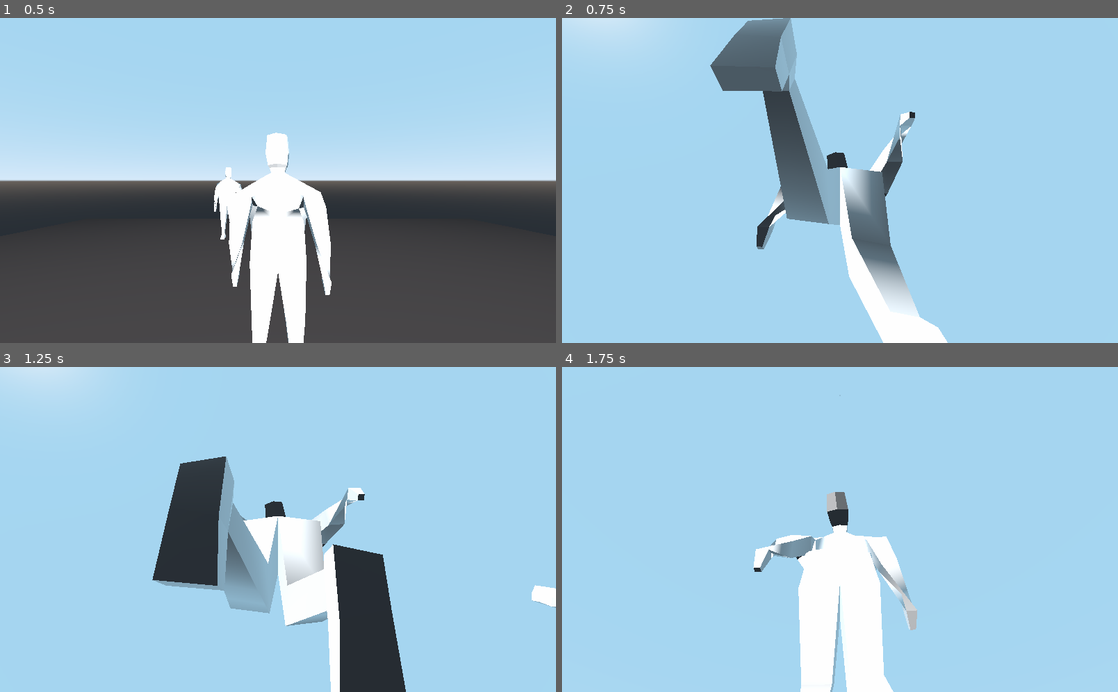
Above: before the commit, frames 1-4 (two rows, left to right).
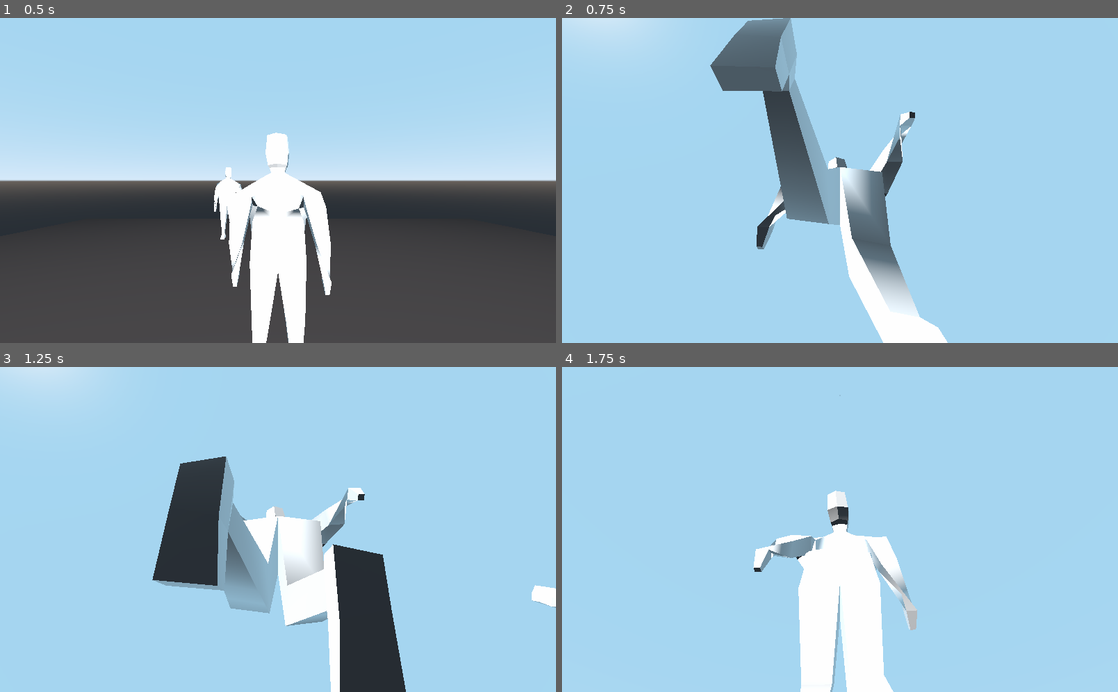
Above: after the commit, the same moments.

Repository: lolajojo/childhood_mystery_prototype
Game: Godot game, scene res://scenes/Main.tscn
Same seed, same stepped clock (60 frames per second), same inputs: the game is played once before the commit and once after it.
Inputs (mouse positions are in pixels of both pictures, inside the frame that each line leads up to):
- Up to frame 1 (0.5 s): no input
- Up to frame 2 (0.75 s): tap Enter at 0.5 s; move the mouse to (812, 245) at 0.52 s; hold W (move_forward) from 0.53 s (still down)
- Up to frame 3 (1.25 s): keep holding W (move_forward)
- Up to frame 4 (1.75 s): keep holding W (move_forward); move the mouse to (1006, 578) at 1.27 s

Frame 1 is identical in both runs. In frame 2, 0.2% of the frame differs, in the area x 47-52%, y 41-47%; in frame 3, 0.1%; in frame 4, 0.3%, in the area x 46-55%, y 38-53%.

Commit message:
Fix tests and BasisLimiter

Diff:
--- a/childhood-mystery-prototype/scripts/SkeletonBoneRotationUpdater.gd
+++ b/childhood-mystery-prototype/scripts/SkeletonBoneRotationUpdater.gd
@@ -7,6 +7,8 @@
 var skeleton_node: Skeleton
 var _basis_corrector: LimitBasisCorrector
 
+export(Vector3) var min_rotation_vector = Vector3(-45, -90, -30)
+export(Vector3) var max_rotation_vector = Vector3(45, 90, 30)
 
 func _ready():
 	skeleton_node = get_node(skeleton_path)
@@ -33,6 +35,7 @@
 	var angle_to_rotate = rotation_vector - bone_rotation
 
 	bone_pose.basis = _rotate_basis(bone_pose.basis, angle_to_rotate)
+	bone_pose.basis = _basis_corrector.correct_basis_with_limits(bone_pose.basis, min_rotation_vector, max_rotation_vector)
 
 	skeleton_node.set_bone_global_pose_override(bone_id, bone_pose, 1.0, true)
 
--- a/childhood-mystery-prototype/scripts/utils/LimitBasisCorrector.gd
+++ b/childhood-mystery-prototype/scripts/utils/LimitBasisCorrector.gd
@@ -28,7 +28,7 @@
 	print("z rotation")
 	var z_rotation_angle = basis.get_euler().z
 	basis = _correct_basis_within_limits(basis,
-										basis.y,
+										basis.z,
 										z_rotation_angle,
 										deg2rad(min_rotation.z),
 										deg2rad(max_rotation.z))
@@ -46,8 +46,7 @@
 	print("Starting rotation for basis: ", basis, " with rotation angle: ", rad2deg(rotation_angle))
 	if rotation_angle > max_angle:
 		basis = basis.rotated(axis, -(rotation_angle - max_angle))
-		basis = Basis()
-		print("Fixing basis because exceeded: ", basis, "deg diff: ", -rad2deg(rotation_angle - max_angle))
+		print("Fixing basis because exceeded: ", basis, "deg diff: ", rad2deg(-rotation_angle + max_angle))
 	elif rotation_angle < min_angle:
 		basis = basis.rotated(axis, min_angle - rotation_angle)
 		print("Fixing basis because not enough: ", basis, "deg diff: ", rad2deg(min_angle - rotation_angle))
--- a/childhood-mystery-prototype/tests/basis_limiter_tests.gd
+++ b/childhood-mystery-prototype/tests/basis_limiter_tests.gd
@@ -13,13 +13,55 @@
 	sut.free()
 
 
-func test_rotation_exceeded_left():
-	var expected_basis = Basis(Vector3.UP, -PI / 2)
-	var basis = Basis(Vector3.UP, PI)
+func test_rotation_above_limit_x_normale():
+	var expected_basis = Basis(Vector3.RIGHT, PI / 2)
+	var basis = Basis(Vector3.RIGHT, deg2rad(160))
 
 	basis = sut.correct_basis_with_limits(
 		basis,
 		min_rotation,
 		max_rotation)
 
-	asserts.is_true(expected_basis.is_equal_approx(basis))
+	asserts.is_true(
+		expected_basis.is_equal_approx(basis),
+		"%s is not equal to %s" % [str(expected_basis), str(basis)])
+
+
+func test_rotation_under_limit_x_normale():
+	var expected_basis = Basis(Vector3.RIGHT, - PI / 2)
+	var basis = Basis(Vector3.RIGHT, deg2rad(-160))
+
+	basis = sut.correct_basis_with_limits(
+		basis,
+		min_rotation,
+		max_rotation)
+
+	asserts.is_true(
+		expected_basis.is_equal_approx(basis),
+		"%s is not equal to %s" % [str(expected_basis), str(basis)])
+
+
+func test_rotation_exceeded_y_normale():
+	var expected_basis = Basis(Vector3.UP, deg2rad(90))
+	var basis = Basis(Vector3.UP, deg2rad(160))
+
+	basis = sut.correct_basis_with_limits(
+		basis,
+		min_rotation,
+		max_rotation)
+
+	asserts.is_true(expected_basis.is_equal_approx(basis),
+		"%s is not equal to %s" % [str(expected_basis), str(basis)])
+
+
+func test_rotation_exceeded_z_normale():
+	var expected_basis = Basis(Vector3.BACK, PI / 2)
+	var basis = Basis(Vector3.BACK, deg2rad(160))
+
+	basis = sut.correct_basis_with_limits(
+		basis,
+		min_rotation,
+		max_rotation)
+
+	asserts.is_true(expected_basis.is_equal_approx(basis),
+		"%s is not equal to %s" % [str(expected_basis), str(basis)])
Not shown, changed: childhood-mystery-prototype/results.xml
